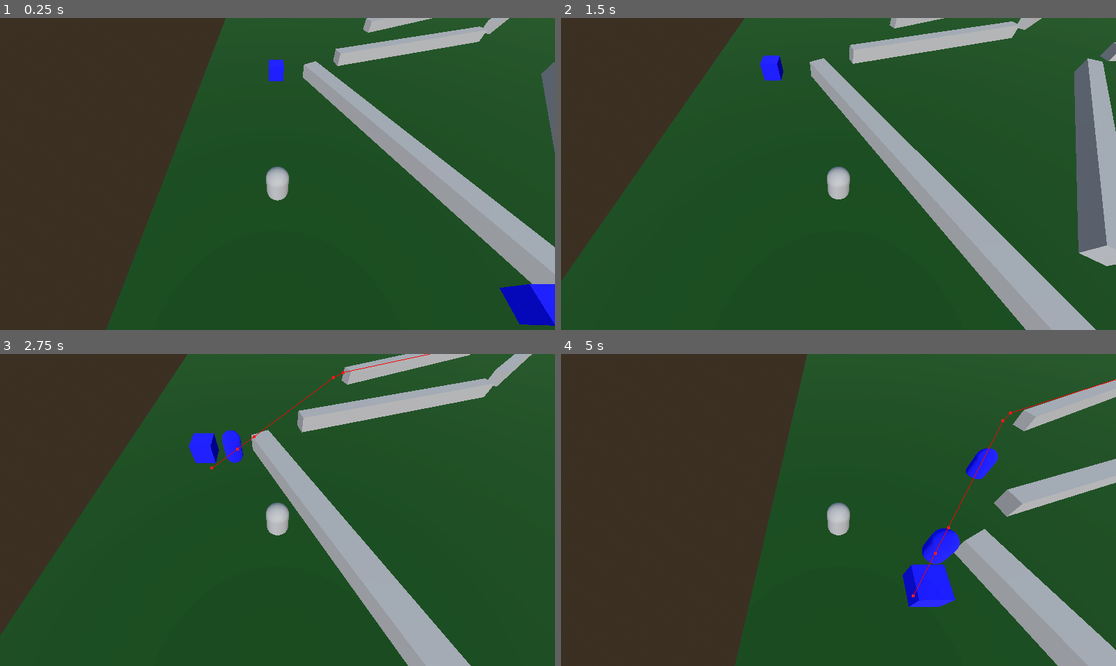
Above: before the commit, frames 1-4 (two rows, left to right).
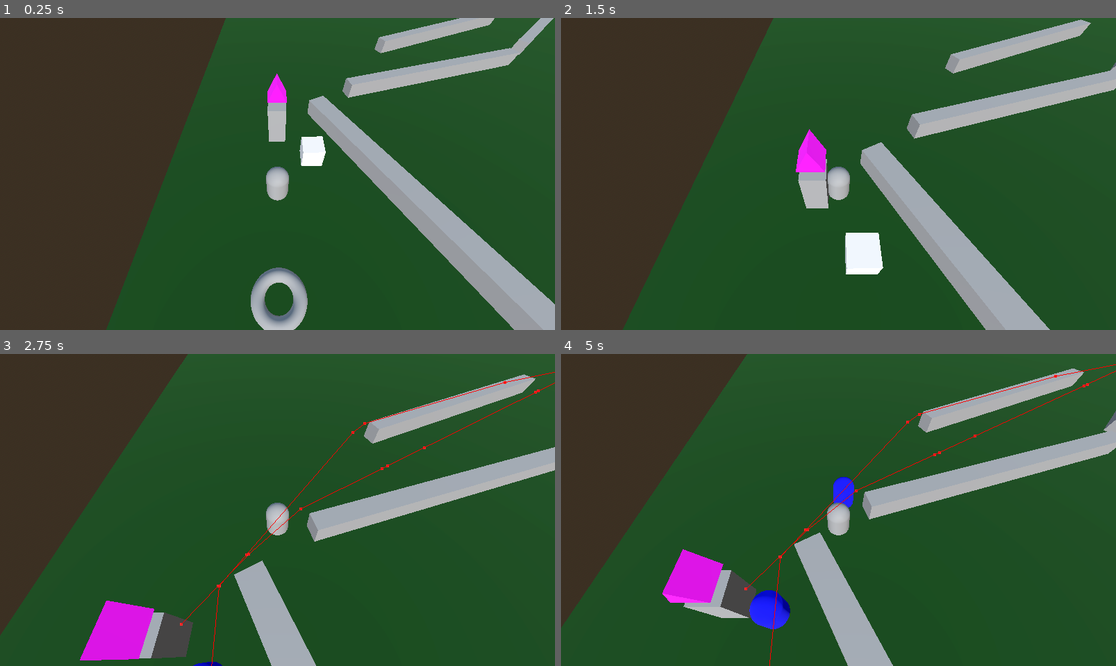
Above: after the commit, the same moments.

Repository: CIlie23/GodotMoba
Game: Godot game, scene res://Scenes/map.tscn
Same seed, same stepped clock (60 frames per second), same inputs: the game is played once before the commit and once after it.
Inputs (mouse positions are in pixels of both pictures, inside the frame that each line leads up to):
- Up to frame 1 (0.25 s): no input
- Up to frame 2 (1.5 s): tap Enter at 0.5 s; move the mouse to (960, 158) at 0.52 s; click (960, 158) at 0.6 s; move the mouse to (727, 189) at 1.27 s; click (727, 189) at 1.35 s
- Up to frame 3 (2.75 s): move the mouse to (333, 441) at 2.02 s; click (333, 441) at 2.1 s
- Up to frame 4 (5 s): move the mouse to (810, 572) at 2.77 s; click (810, 572) at 2.85 s; move the mouse to (1005, 556) at 3.52 s; click (1005, 556) at 3.6 s; move the mouse to (672, 463) at 4.27 s; click (672, 463) at 4.35 s

The runs differ from the first frame. In frame 1, 19% of the frame differs, in the area x 45-100%, y 0-100%; in frame 2, 32%; in frame 3, 20%; in frame 4, 42%, in the area x 0-100%, y 0-100%.

Commit message:
Minion Spawning + Pathing

Diff:
--- a/Scenes/Towers/tower.tscn
+++ b/Scenes/Towers/tower.tscn
@@ -1,9 +1,14 @@
-[gd_scene load_steps=3 format=3 uid="uid://dor5yxj0dr5eo"]
+[gd_scene load_steps=5 format=3 uid="uid://dor5yxj0dr5eo"]
 
 [sub_resource type="BoxMesh" id="BoxMesh_sg843"]
 
 [sub_resource type="BoxShape3D" id="BoxShape3D_sg843"]
 size = Vector3(1, 3, 1)
+
+[sub_resource type="PrismMesh" id="PrismMesh_sg843"]
+
+[sub_resource type="StandardMaterial3D" id="StandardMaterial3D_nh6md"]
+albedo_color = Color(1, 0, 1, 1)
 
 [node name="Tower" type="StaticBody3D"]
 
@@ -13,3 +18,8 @@
 
 [node name="CollisionShape3D" type="CollisionShape3D" parent="."]
 shape = SubResource("BoxShape3D_sg843")
+
+[node name="MeshInstance3D2" type="MeshInstance3D" parent="."]
+transform = Transform3D(1, 0, 0, 0, 1, 0, 0, 0, 1, 0, 2.4849854, 0)
+mesh = SubResource("PrismMesh_sg843")
+surface_material_override/0 = SubResource("StandardMaterial3D_nh6md")
--- a/Scenes/map.tscn
+++ b/Scenes/map.tscn
@@ -31,6 +31,8 @@
 
 [sub_resource type="BoxMesh" id="BoxMesh_p3ir5"]
 
+[sub_resource type="StandardMaterial3D" id="StandardMaterial3D_np2xp"]
+
 [node name="Map" type="Node3D"]
 script = ExtResource("1_np2xp")
 
@@ -38,7 +40,7 @@
 environment = SubResource("Environment_p3ir5")
 
 [node name="Player" parent="." instance=ExtResource("1_ci6au")]
-transform = Transform3D(1, 0, 0, 0, 1, 0, 0, 0, 1, -23.83835, 0.5721078, 11.078674)
+transform = Transform3D(1, 0, 0, 0, 1, 0, 0, 0, 1, -23.83835, 0.5721078, 6.6162777)
 
 [node name="DirectionalLight3D" type="DirectionalLight3D" parent="."]
 transform = Transform3D(1, 0, 0, 0, 0.8660254, 0.5, 0, -0.5, 0.8660254, 0, 5, 0)
@@ -92,34 +94,75 @@
 [node name="TopLane" type="Node" parent="."]
 
 [node name="MinionSpawner" parent="TopLane" node_paths=PackedStringArray("tower", "nexus") instance=ExtResource("3_p3ir5")]
-transform = Transform3D(0.9999092, 0, 0.013473534, 0, 1, 0, -0.013473534, 0, 0.9999092, -23.926203, 1, 2.111858)
-tower = NodePath("../Tower/WP1")
-nexus = NodePath("../../Nexus/NexusWP")
+transform = Transform3D(0.9999092, 0, 0.013473534, 0, 1, 0, -0.013473534, 0, 0.9999092, -22.190899, 1, 5.0311723)
+surface_material_override/0 = SubResource("StandardMaterial3D_np2xp")
+tower = NodePath("../RedTeam/Tower/WP1")
+nexus = NodePath("../../RedNexus/NexusWP")
 
-[node name="Tower" parent="TopLane" instance=ExtResource("4_myvm1")]
+[node name="MinionSpawner2" parent="TopLane" node_paths=PackedStringArray("tower", "nexus") instance=ExtResource("3_p3ir5")]
+transform = Transform3D(0.9999092, 0, 0.013473534, 0, 1, 0, -0.013473534, 0, 0.9999092, 15.362675, 1, -16.77413)
+surface_material_override/0 = SubResource("StandardMaterial3D_np2xp")
+tower = NodePath("../BlueTeam/Tower/WP1")
+nexus = NodePath("../../BlueNexus/NexusWP")
+
+[node name="RedTeam" type="Node" parent="TopLane"]
+
+[node name="Tower" parent="TopLane/RedTeam" instance=ExtResource("4_myvm1")]
 transform = Transform3D(1, 0, 0, 0, 1, 0, 0, 0, 1, 13.712196, 0, -19.693056)
 
-[node name="WP1" type="Marker3D" parent="TopLane/Tower"]
+[node name="WP1" type="Marker3D" parent="TopLane/RedTeam/Tower"]
+transform = Transform3D(1, 0, 0, 0, 1, 0, 0, 0, 1, 0.2971115, 0, -0.39631462)
+gizmo_extents = 3.0
+
+[node name="BlueTeam" type="Node" parent="TopLane"]
+
+[node name="Tower" parent="TopLane/BlueTeam" instance=ExtResource("4_myvm1")]
+transform = Transform3D(1, 0, 0, 0, 1, 0, 0, 0, 1, -23.86568, 0, 2.1172209)
+
+[node name="WP1" type="Marker3D" parent="TopLane/BlueTeam/Tower"]
 transform = Transform3D(1, 0, 0, 0, 1, 0, 0, 0, 1, 0.2971115, 0, -0.39631462)
 gizmo_extents = 3.0
 
 [node name="BotLane" type="Node" parent="."]
 
 [node name="MinionSpawner2" parent="BotLane" node_paths=PackedStringArray("tower", "nexus") instance=ExtResource("3_p3ir5")]
-transform = Transform3D(1, 0, 0, 0, 1, 0, 0, 0, 1, -15.787562, 1, 15.69198)
-tower = NodePath("../Tower2/WP1")
-nexus = NodePath("../../Nexus/NexusWP")
+transform = Transform3D(1, 0, 0, 0, 1, 0, 0, 0, 1, -17.67495, 1, 12.529333)
+tower = NodePath("../RedTeam/Tower2/WP1")
+nexus = NodePath("../../RedNexus/NexusWP")
 
-[node name="Tower2" parent="BotLane" instance=ExtResource("4_myvm1")]
+[node name="MinionSpawner3" parent="BotLane" node_paths=PackedStringArray("tower", "nexus") instance=ExtResource("3_p3ir5")]
+transform = Transform3D(1, 0, 0, 0, 1, 0, 0, 0, 1, 19.878632, 1, -8.952186)
+tower = NodePath("../BlueTeam/Tower2/WP1")
+nexus = NodePath("../../BlueNexus/NexusWP")
+
+[node name="RedTeam" type="Node" parent="BotLane"]
+
+[node name="Tower2" parent="BotLane/RedTeam" instance=ExtResource("4_myvm1")]
 transform = Transform3D(1, 0, 0, 0, 1, 0, 0, 0, 1, 21.40227, 0, -6.094766)
 
-[node name="WP1" type="Marker3D" parent="BotLane/Tower2"]
+[node name="WP1" type="Marker3D" parent="BotLane/RedTeam/Tower2"]
 transform = Transform3D(1, 0, 0, 0, 1, 0, 0, 0, 1, -0.04785347, 0, 0.08774042)
 gizmo_extents = 3.0
 
-[node name="Nexus" parent="." instance=ExtResource("5_q0mm3")]
+[node name="BlueTeam" type="Node" parent="BotLane"]
+
+[node name="Tower2" parent="BotLane/BlueTeam" instance=ExtResource("4_myvm1")]
+transform = Transform3D(0.9984737, 0, -0.05522901, 0, 1, 0, 0.05522901, 0, 0.9984737, -15.968706, 0, 15.48769)
+
+[node name="WP1" type="Marker3D" parent="BotLane/BlueTeam/Tower2"]
+transform = Transform3D(1, 0, 0, 0, 1, 0, 0, 0, 1, -0.04785347, 0, 0.08774042)
+gizmo_extents = 3.0
+
+[node name="RedNexus" parent="." instance=ExtResource("5_q0mm3")]
 transform = Transform3D(1, 0, 0, 0, 1, 0, 0, 0, 1, 21.544226, 0, -15.001065)
 
-[node name="NexusWP" type="Marker3D" parent="Nexus"]
+[node name="NexusWP" type="Marker3D" parent="RedNexus"]
 transform = Transform3D(1, 0, 0, 0, 1, 0, 0, 0, 1, -0.043367386, 0, -0.008810043)
 gizmo_extents = 3.0
+
+[node name="BlueNexus" parent="." instance=ExtResource("5_q0mm3")]
+transform = Transform3D(1, 0, 0, 0, 1, 0, 0, 0, 1, -23.784077, 0, 11.006835)
+
+[node name="NexusWP" type="Marker3D" parent="BlueNexus"]
+transform = Transform3D(1, 0, 0, 0, 1, 0, 0, 0, 1, -0.043367386, 0, -0.008810043)
+gizmo_extents = 3.0
--- a/Scenes/minion_spawner.tscn
+++ b/Scenes/minion_spawner.tscn
@@ -1,16 +1,20 @@
-[gd_scene load_steps=4 format=3 uid="uid://4ehgm6wxehf1"]
+[gd_scene load_steps=5 format=3 uid="uid://4ehgm6wxehf1"]
 
 [ext_resource type="Script" uid="uid://lo0y7l2ovlm5" path="res://Scenes/minion_spawner.gd" id="1_vfssc"]
+
+[sub_resource type="BoxMesh" id="BoxMesh_vfssc"]
 
 [sub_resource type="BoxMesh" id="BoxMesh_ls1nl"]
 
 [sub_resource type="StandardMaterial3D" id="StandardMaterial3D_ls1nl"]
 albedo_color = Color(0, 0, 1, 1)
 
-[node name="MinionSpawner" type="Node3D"]
+[node name="MinionSpawner" type="MeshInstance3D"]
+mesh = SubResource("BoxMesh_vfssc")
 script = ExtResource("1_vfssc")
 
 [node name="MeshInstance3D" type="MeshInstance3D" parent="."]
+visible = false
 mesh = SubResource("BoxMesh_ls1nl")
 surface_material_override/0 = SubResource("StandardMaterial3D_ls1nl")
 
Not shown: 1 places in Scenes/map.tscn that only renumber resources
